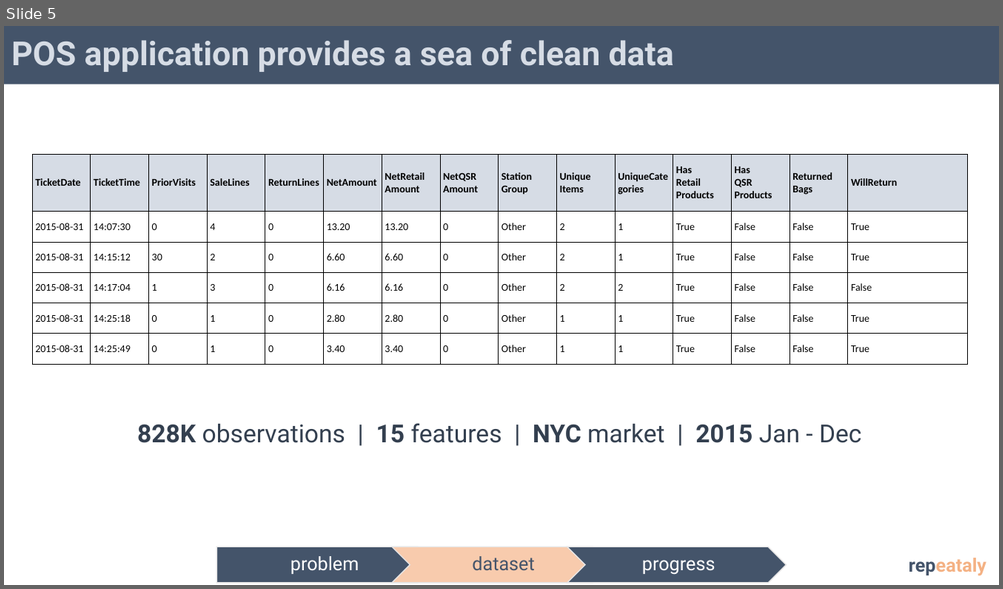
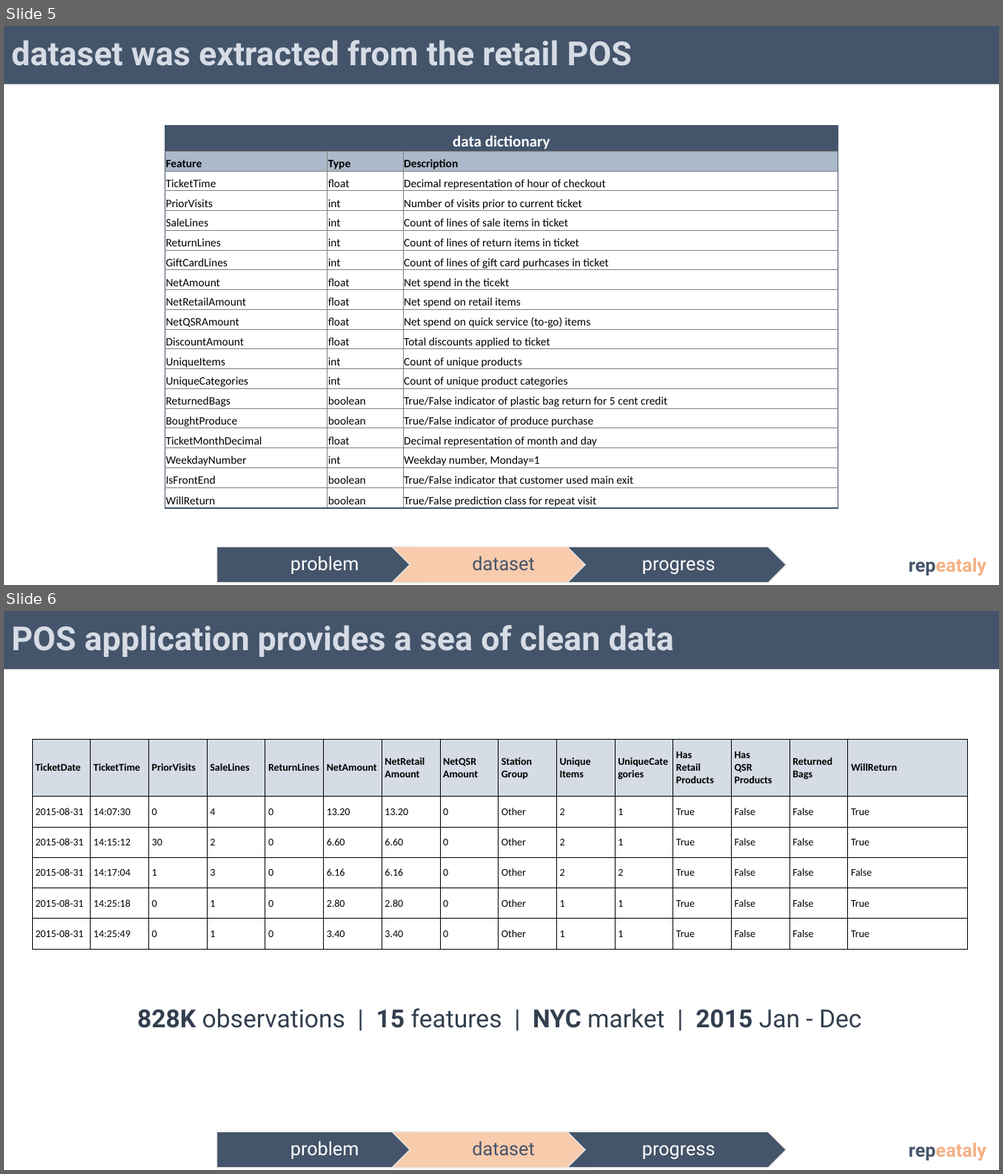
Before and after one commit to zenyui/ga-portfolio, a slide deck: project/repeataly_presentation_final.pptx. Shown one above the other, each under a label of ours: slide 5 before the commit, slides 5 and 6 after it. The pictures are 1003x589 and 1003x1174 pixels, drawn with LibreOffice and Linux fonts; fonts in the diff are those of the drawing. Boxes give left, top, right and bottom in pixels: in the first picture for what was removed or moved away, otherwise in the second. Text is boxed around its words. In the diff, an @@ line names an element or a change of style, - is before the commit and + after.

Commit message:
class

```diff
--- a/project/repeataly_presentation_final.pptx
+++ b/project/repeataly_presentation_final.pptx
@@ slide 5 added at [4,26,999,585], background #FFFFFF; not listed: 1 template element that a slide beside it also shows @@
@@ title added at [4,26,999,84], fill #44546A, 32 pt, text #D6DCE5, bold @@
+dataset was extracted from the retail POS
@@ table added at [165,125,839,511], 19 rows, 3 columns @@
+data dictionary |  | 
+Feature | Type | Description
+TicketTime | float | Decimal representation of hour of checkout
+PriorVisits | int | Number of visits prior to current ticket
+SaleLines | int | Count of lines of sale items in ticket
+ReturnLines | int | Count of lines of return items in ticket
+GiftCardLines | int | Count of lines of gift card purhcases in ticket
+NetAmount | float | Net spend in the ticekt
+NetRetailAmount | float | Net spend on retail items
+NetQSRAmount | float | Net spend on quick service (to-go) items
+DiscountAmount | float | Total discounts applied to ticket
+UniqueItems | int | Count of unique products
+UniqueCategories | int | Count of unique product categories
+ReturnedBags | boolean | True/False indicator of plastic bag return for 5 cent credit
+BoughtProduce | boolean | True/False indicator of produce purchase
+TicketMonthDecimal | float | Decimal representation of month and day
+WeekdayNumber | int | Weekday number, Monday=1
+IsFrontEnd | boolean | True/False indicator that customer used main exit
+WillReturn | boolean | True/False prediction class for repeat visit
@@ group added at [216,548,786,583]: 3 texts, 2 chevrons, 1 pentagon arrow @@
+problem
+dataset
+progress
@@ what was slide 5 is now slide 6 @@
```
Also in this commit, not shown: 4 slides changed, 1 other file.
